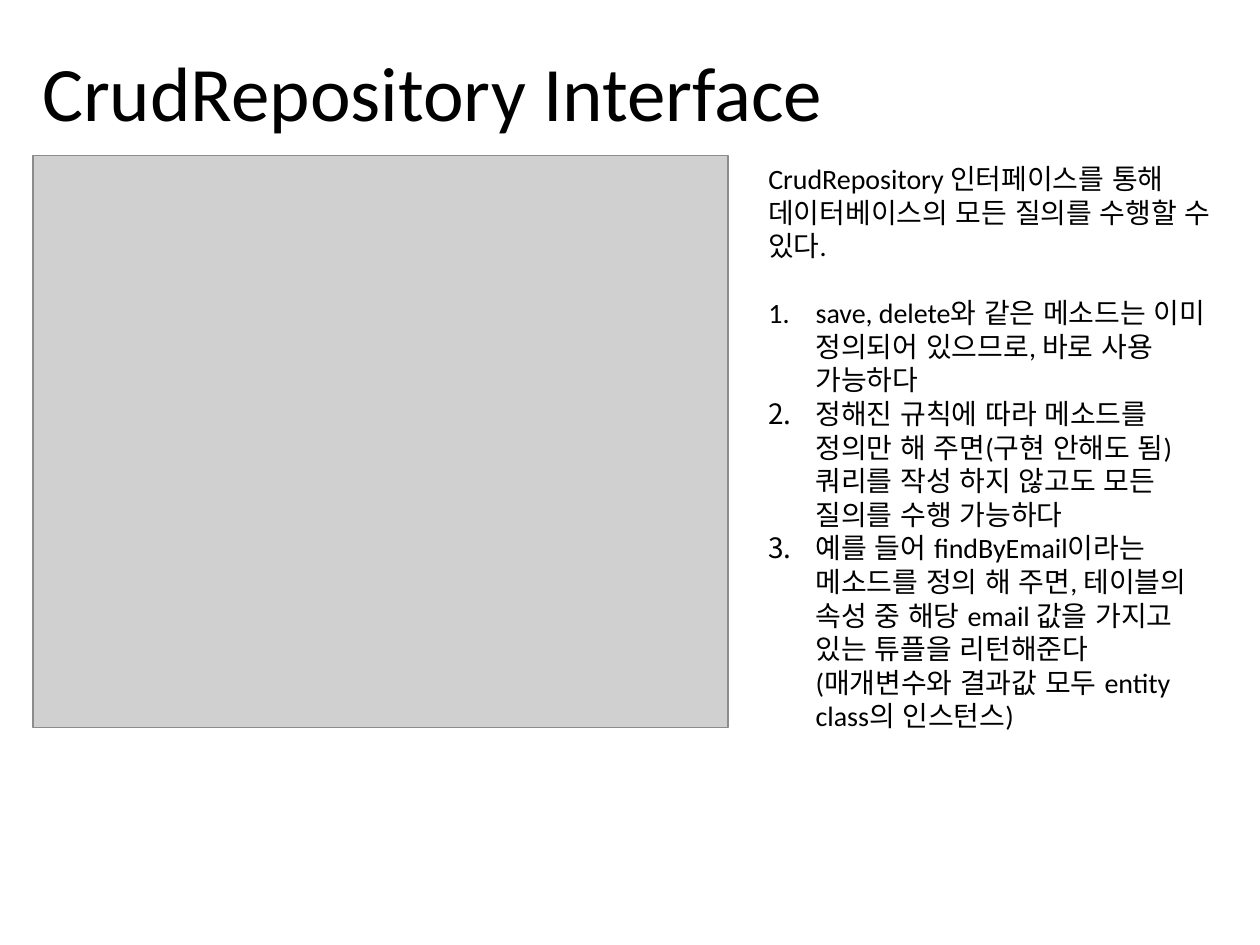
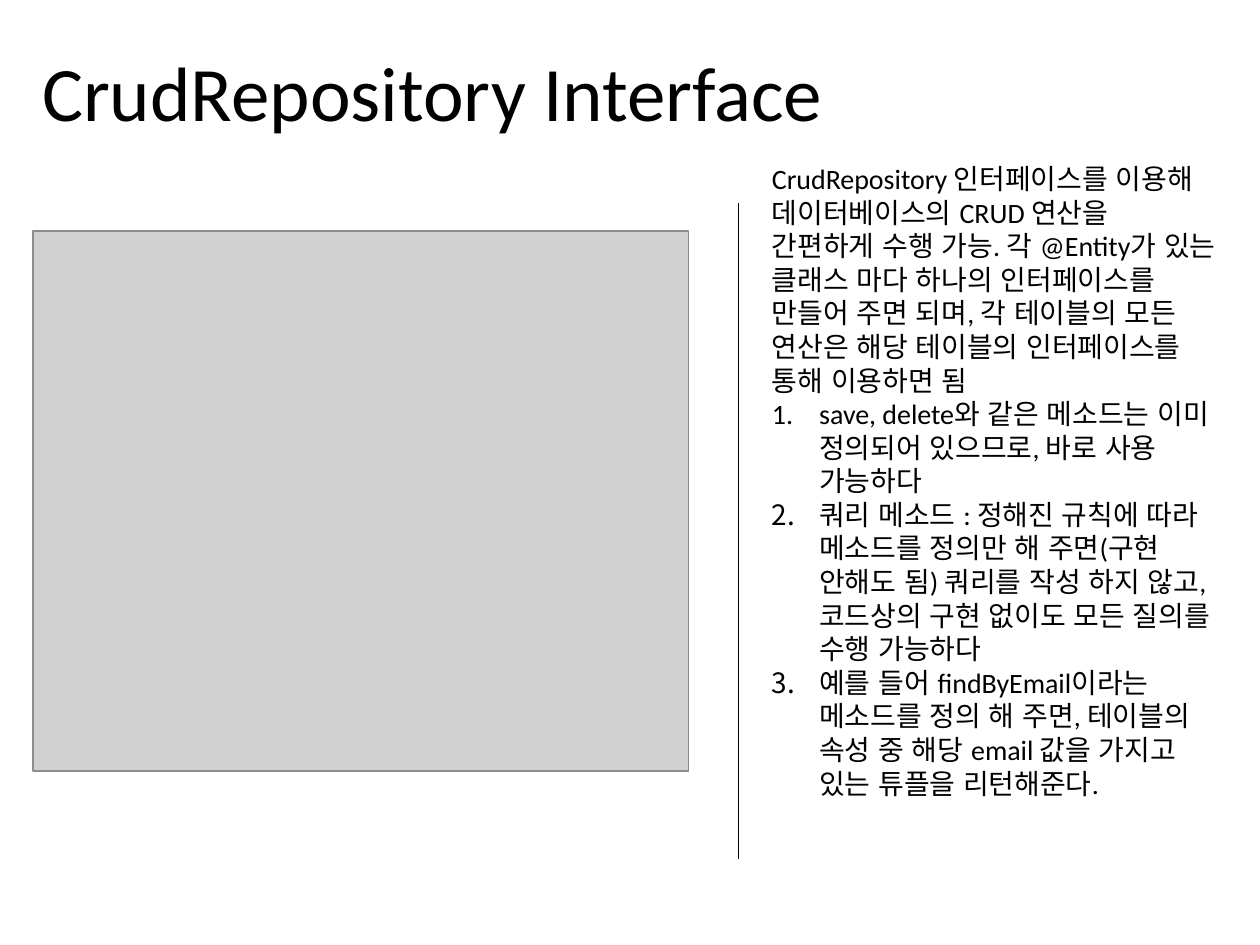
Before and after one commit to jisukim97/ChemicalManagementApplication, a slide deck: slide 7 of Document/2_Software Architect Documentation/Software Architecture Documentation 1.0.pptx (slide 5 before the commit). Drawn at 1260x945 pixels with LibreOffice and Linux fonts; fonts in the diff are those of the drawing; grey boxes stand for pictures. Boxes give left, top, right and bottom in pixels: in the first picture for what was removed or moved away, otherwise in the second. Text is boxed around its words. In the diff, an @@ line names an element or a change of style, - is before the commit and + after.

```diff
--- a/Document/2_Software Architect Documentation/Software Architecture Documentation 1.0.pptx
+++ b/Document/2_Software Architect Documentation/Software Architecture Documentation 1.0.pptx
@@ text at (772, 166, 1215, 394): text changed @@
-CrudRepository 인터페이스를 통해 데이터베이스의 모든 질의를 수행할 수 있다.
+CrudRepository 인터페이스를 이용해 데이터베이스의 CRUD 연산을 간편하게 수행 가능. 각 @Entity가 있는 클래스 마다 하나의 인터페이스를 만들어 주면 되며, 각 테이블의 모든 연산은 해당 테이블의 인터페이스를 통해 이용하면 됨
@@ line added from (738, 203) to (738, 859), #000000 0.5 pt @@
@@ picture: place and size @@
-picture at (33, 155, 727, 727)
+picture at (33, 231, 688, 771)
@@ text at (819, 501, 1210, 797): text changed @@
-2. 정해진 규칙에 따라 메소드를 정의만 해 주면(구현 안해도 됨) 쿼리를 작성 하지 않고도 모든 질의를 수행 가능하다
-3. 예를 들어 findByEmail이라는 메소드를 정의 해 주면, 테이블의 속성 중 해당 email 값을 가지고 있는 튜플을 리턴해준다 (매개변수와 결과값 모두 entity class의 인스턴스)
+2. 쿼리 메소드 : 정해진 규칙에 따라 메소드를 정의만 해 주면(구현 안해도 됨) 쿼리를 작성 하지 않고, 코드상의 구현 없이도 모든 질의를 수행 가능하다
+3. 예를 들어 findByEmail이라는 메소드를 정의 해 주면, 테이블의 속성 중 해당 email 값을 가지고 있는 튜플을 리턴해준다.
```
Also in this commit, not shown: 4 other slides changed, 4 slides added, 1 slide removed, 4 other files.
